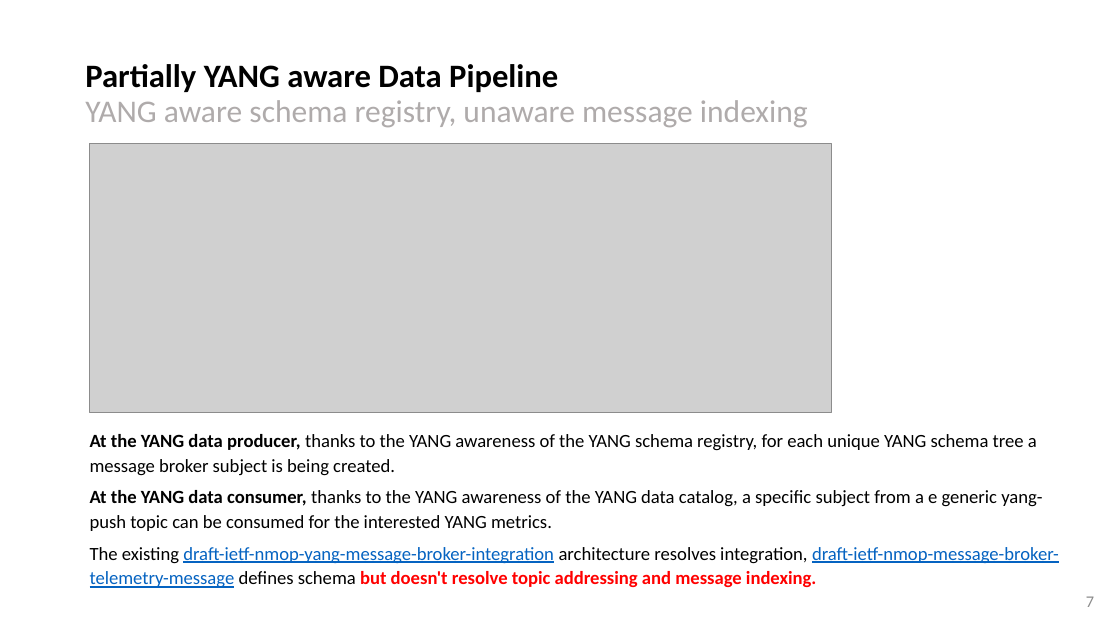
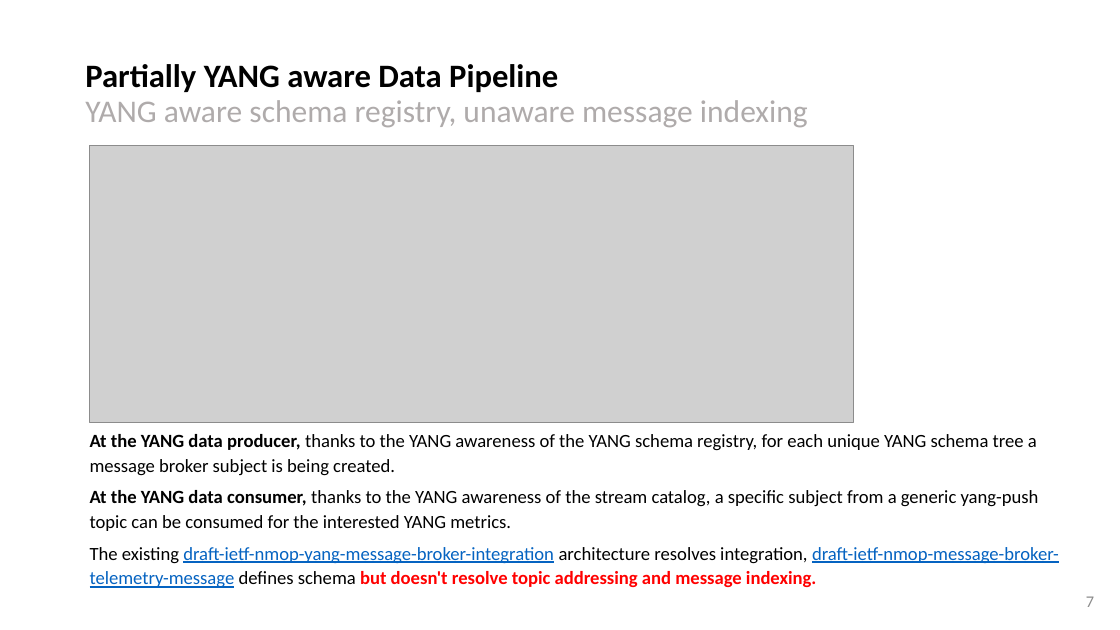
Before and after one commit to network-analytics/ietf-network-analytics-document-status, a slide deck: slide 7 of 124/NMOP/draft-netana-nmop-yang-message-broker-message-key-01.pptx. Drawn at 1120x630 pixels with LibreOffice and Linux fonts; fonts in the diff are those of the drawing; grey boxes stand for pictures. Boxes give left, top, right and bottom in pixels: in the first picture for what was removed or moved away, otherwise in the second. Text is boxed around its words. In the diff, an @@ line names an element or a change of style, - is before the commit and + after.

```diff
--- a/124/NMOP/draft-netana-nmop-yang-message-broker-message-key-01.pptx
+++ b/124/NMOP/draft-netana-nmop-yang-message-broker-message-key-01.pptx
@@ picture: place and size @@
-picture at [90, 144, 833, 413]
+picture at [90, 145, 854, 422]
@@ text at [90, 490, 1039, 531]: text changed @@
-At the YANG data consumer, thanks to the YANG awareness of the YANG data catalog, a specific subject from a e generic yang-push topic can be consumed for the interested YANG metrics.
+At the YANG data consumer, thanks to the YANG awareness of the stream catalog, a specific subject from a generic yang-push topic can be consumed for the interested YANG metrics.
```
Also in this commit, not shown: 4 other slides changed, 2 other files.
